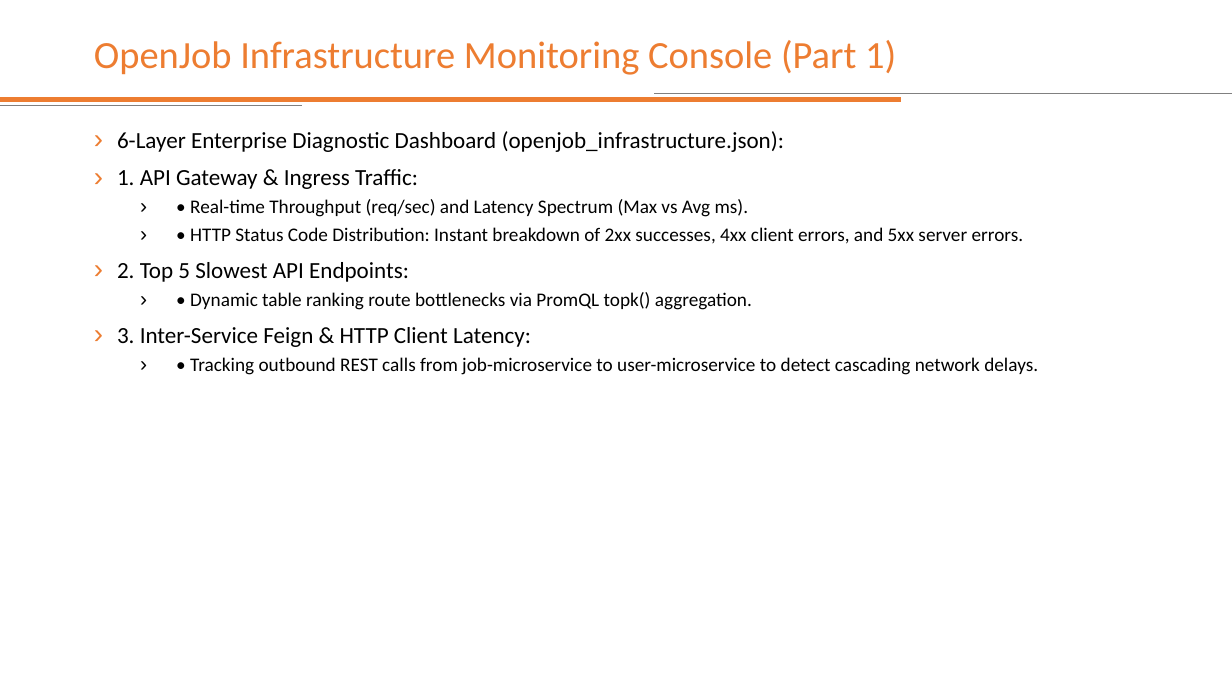
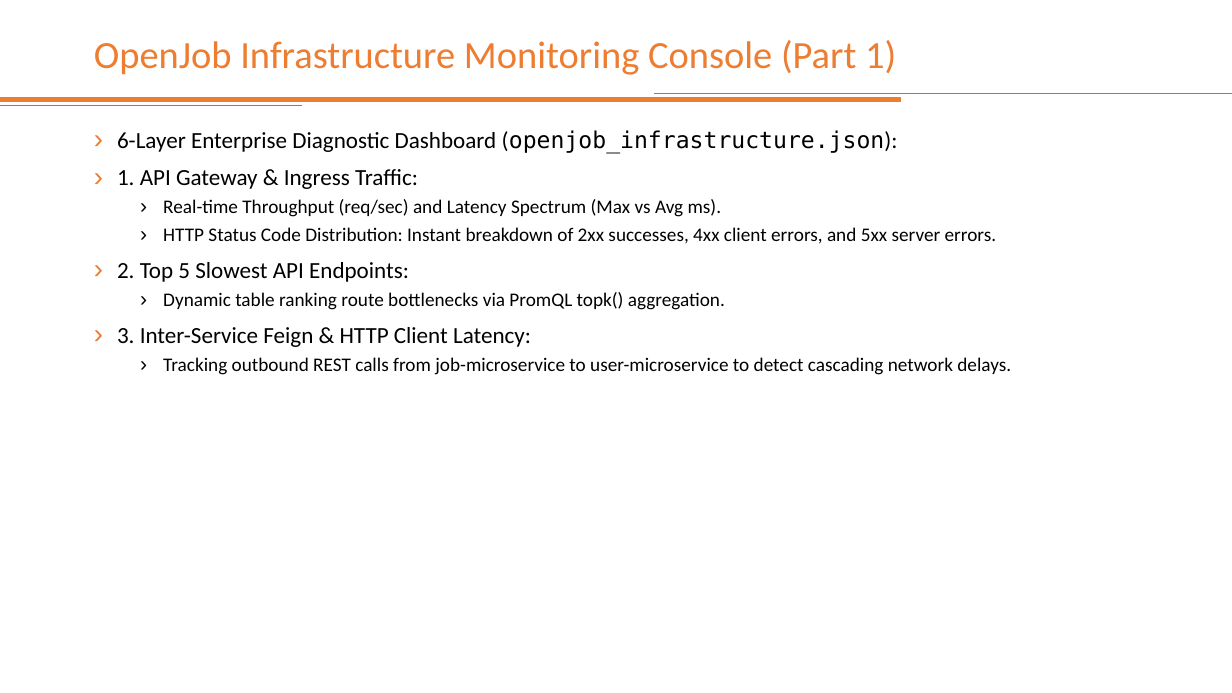
Before and after one commit to mattpat48/springboot-microservices-development, a slide deck: slide 68 of 8_3 - Developing Microservices - Complete_Edition.pptx. Drawn at 1232x693 pixels with LibreOffice and Linux fonts; fonts in the diff are those of the drawing. Boxes give left, top, right and bottom in pixels: in the first picture for what was removed or moved away, otherwise in the second. Text is boxed around its words. In the diff, an @@ line names an element or a change of style, - is before the commit and + after.

```diff
--- a/8_3 - Developing Microservices - Complete_Edition.pptx
+++ b/8_3 - Developing Microservices - Complete_Edition.pptx
@@ text at (117,130,898,154): font Calibri to DejaVu Sans Mono in "(openjob_infrastructure.json):" @@
@@ text at (163,199,997,244): text changed @@
-  › • Real-time Throughput (req/sec) and Latency Spectrum (Max vs Avg ms).
-  › • HTTP Status Code Distribution: Instant breakdown of 2xx successes, 4xx client errors, and 5xx server errors.
+  › Real-time Throughput (req/sec) and Latency Spectrum (Max vs Avg ms).
+  › HTTP Status Code Distribution: Instant breakdown of 2xx successes, 4xx client errors, and 5xx server errors.
@@ text at (163,292,725,310): text changed @@
-  › • Dynamic table ranking route bottlenecks via PromQL topk() aggregation.
+  › Dynamic table ranking route bottlenecks via PromQL topk() aggregation.
@@ text at (163,357,1011,375): text changed @@
-  › • Tracking outbound REST calls from job-microservice to user-microservice to detect cascading network delays.
+  › Tracking outbound REST calls from job-microservice to user-microservice to detect cascading network delays.
```
Also in this commit, not shown: 12 other slides changed.
